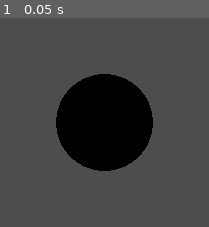
Above: before the commit, frame 1.
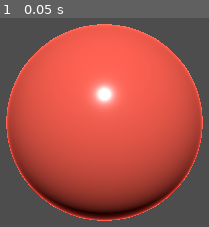
Above: after the commit, the same moment.

Repository: lnglaser/GodotMiniProjects
Game: Godot game, scene res://BalloonPopper/BalloonPopper.tscn
The game is run twice, just before and just after one commit, with the same random seed, the same clock (stepped at 60 frames per second) and the same inputs. The project has no main scene, so this scene is started directly.
Inputs:
- Up to frame 1 (0.05 s): no input

The runs differ from the first frame. In frame 1, 69% of the frame differs, in the area x 2-98%, y 2-98%.

Commit message:
add lighting, change sphere look

Diff:
--- /dev/null
+++ b/BalloonPopper/Balloon.tres
@@ -0,0 +1,6 @@
+[gd_resource type="StandardMaterial3D" format=3 uid="uid://cus0f6mwa84r5"]
+
+[resource]
+albedo_color = Color(1, 0.380392, 0.317647, 1)
+roughness = 0.25
+rim_enabled = true
--- a/BalloonPopper/BalloonPopper.tscn
+++ b/BalloonPopper/BalloonPopper.tscn
@@ -1,6 +1,18 @@
-[gd_scene load_steps=3 format=3 uid="uid://b6o2g2x5t1ups"]
+[gd_scene load_steps=7 format=3 uid="uid://b6o2g2x5t1ups"]
+
+[ext_resource type="Material" uid="uid://cus0f6mwa84r5" path="res://BalloonPopper/Balloon.tres" id="1_6rfxq"]
+
+[sub_resource type="CanvasTexture" id="CanvasTexture_gjsnt"]
+
+[sub_resource type="StandardMaterial3D" id="StandardMaterial3D_osa26"]
+albedo_color = Color(0.937255, 0.403922, 0.145098, 1)
+roughness = 0.19
+roughness_texture = SubResource("CanvasTexture_gjsnt")
 
 [sub_resource type="SphereMesh" id="SphereMesh_wtwbi"]
+material = SubResource("StandardMaterial3D_osa26")
+
+[sub_resource type="Skin" id="Skin_ovmfp"]
 
 [sub_resource type="SphereShape3D" id="SphereShape3D_j0l4f"]
 
@@ -9,7 +21,9 @@
 [node name="Balloon" type="Area3D" parent="."]
 
 [node name="Model" type="MeshInstance3D" parent="Balloon"]
+material_override = ExtResource("1_6rfxq")
 mesh = SubResource("SphereMesh_wtwbi")
+skin = SubResource("Skin_ovmfp")
 
 [node name="CollisionShape3D" type="CollisionShape3D" parent="Balloon"]
 shape = SubResource("SphereShape3D_j0l4f")
@@ -17,3 +31,8 @@
 [node name="Camera3D" type="Camera3D" parent="."]
 transform = Transform3D(1, 0, 0, 0, 1, 0, 0, 0, 1, 0, 0, 3.06231)
 current = true
+fov = 41.4
+near = 0.011
+
+[node name="DirectionalLight3D" type="DirectionalLight3D" parent="."]
+transform = Transform3D(1, 0, 0, 0, 0.856033, 0.516922, 0, -0.516922, 0.856033, 0, 0.94043, 1.11516)
